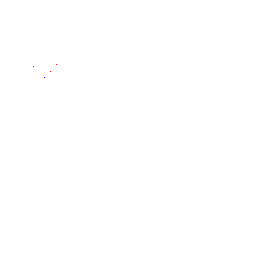
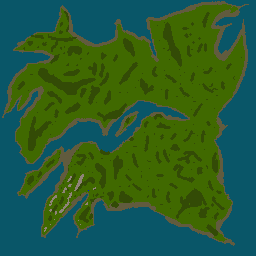
The second 256 × 256 image is a revision of the first. Changes to its layers:
painted on "spawners" over [33,64,89,191]
showed "Background", painted on it over [0,0,256,256]
